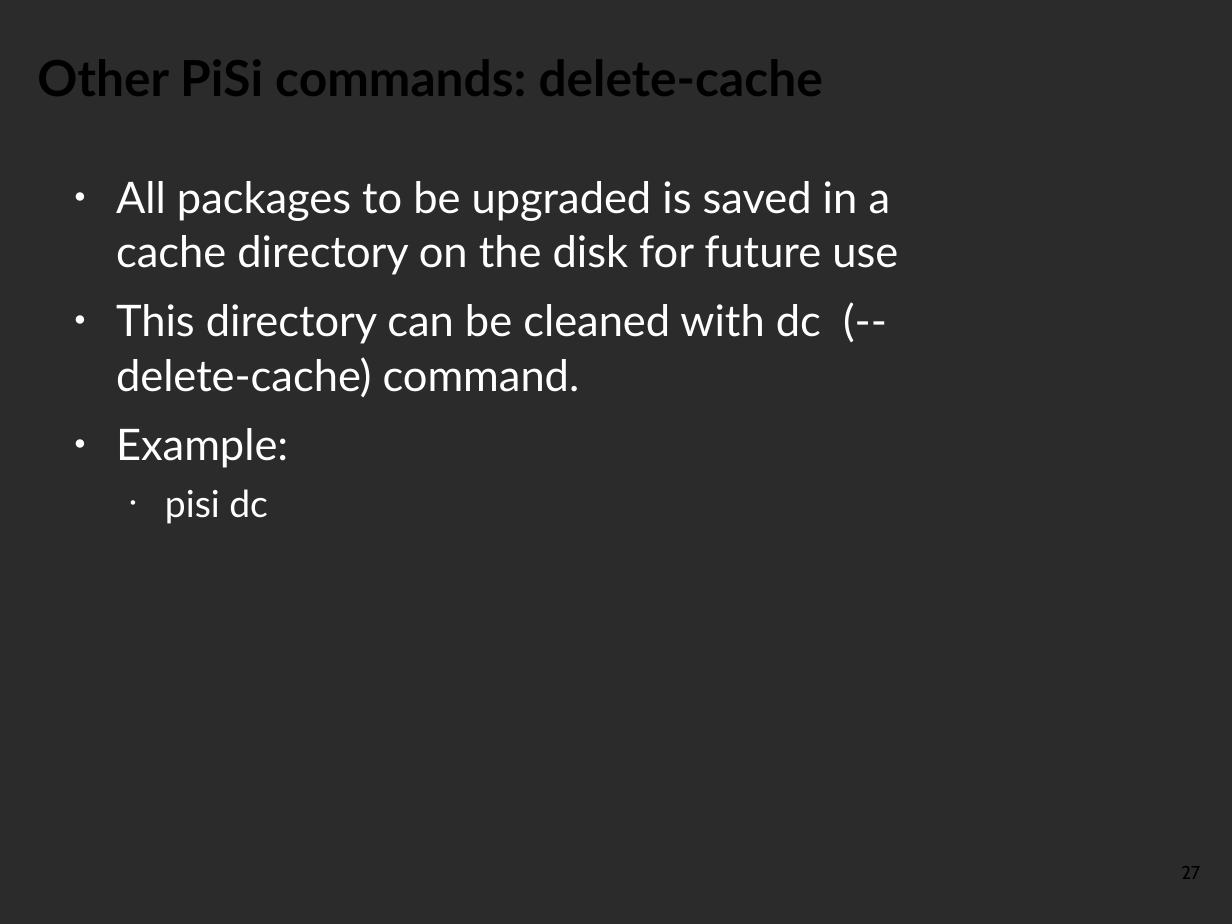
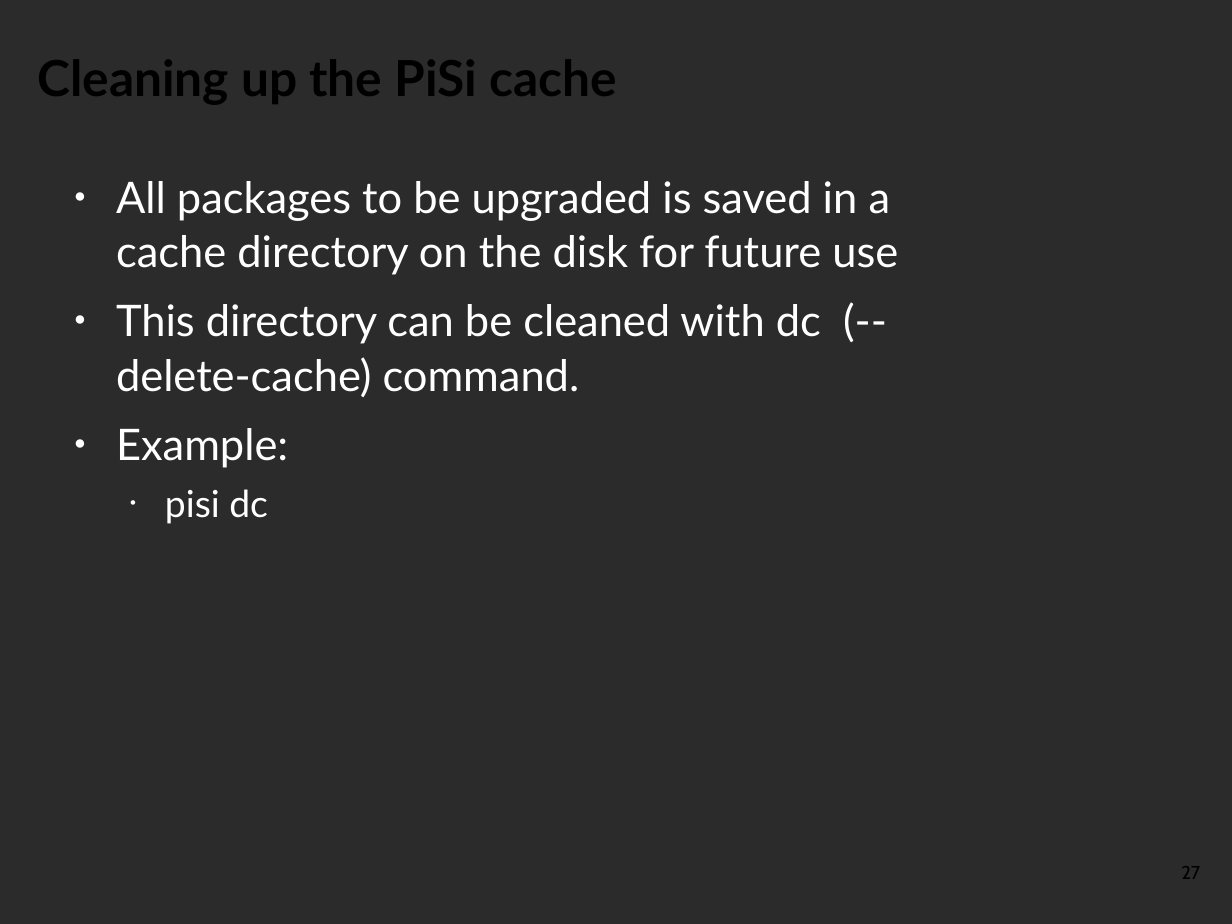
Before and after one commit to pars-linux/uludag, a slide deck: slide 27 of promotion/presentations/PardusGenel/introduction-to-pisi.odp. Drawn at 1232x924 pixels with LibreOffice and Linux fonts; fonts in the diff are those of the drawing; background and template pictures are left out; a plain dark background stands for a picture behind light text. Boxes give left, top, right and bottom in pixels: in the first picture for what was removed or moved away, otherwise in the second. Text is boxed around its words. In the diff, an @@ line names an element or a change of style, - is before the commit and + after.

```diff
--- a/promotion/presentations/PardusGenel/introduction-to-pisi.odp
+++ b/promotion/presentations/PardusGenel/introduction-to-pisi.odp
@@ title at [37, 60, 618, 105]: text changed @@
-Other PiSi commands: delete-cache
+Cleaning up the PiSi cache
```
Also in this commit, not shown: 13 other slides changed, 1 slide added.
